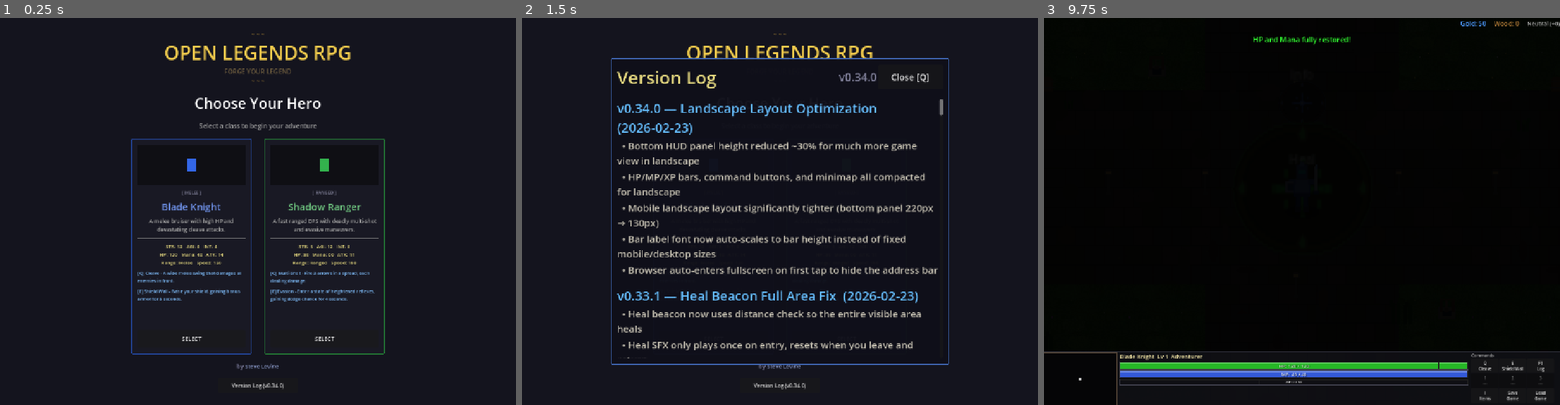
Above: before the commit, frames 1-3 (left to right).
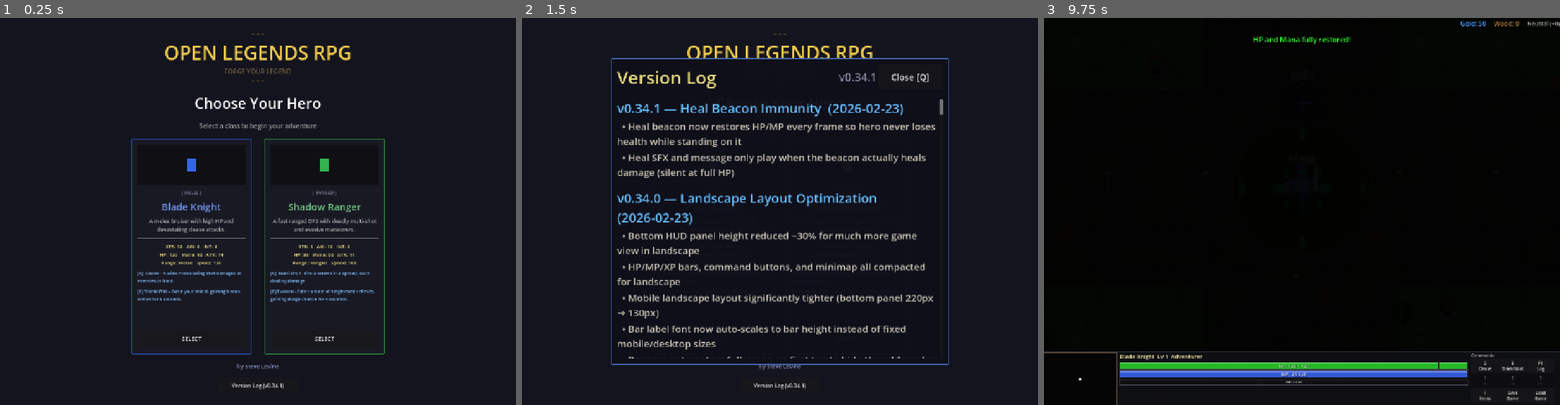
Above: after the commit, the same moments.

Repository: slxny/legends-open-rpg
Game: Godot game, scene res://scenes/main.tscn
Two runs of this game, one before a commit and one after it. Both use one fixed random seed, a clock stepped at 60 frames per second and the inputs below.
Inputs (mouse positions are in pixels of both pictures, inside the frame that each line leads up to):
- Up to frame 1 (0.25 s): no input
- Up to frame 2 (1.5 s): click "Version Log (v0.34.0)" (after the commit: "Version Log (v0.34.1)") at 0.5 s; click "SELECT" at 1.25 s
- Up to frame 3 (9.75 s): click "SELECT" at 2 s; tap Enter every 0.75 s from 2.75 to 6.5 s; move the mouse to (1415, 192) at 2.77 s; hold D (move_right) 2.78-3.5 s; hold Q (ability_1) 2.78-3.5 s; click (1415, 192) at 2.92 s; drag from (1198, 230) to (1276, 288) at 3.52 s; move the mouse to (1353, 126) at 4.27 s; hold D (move_right) 4.28-5 s; hold Space (attack) 4.28-5 s; drag from (1276, 288) to (1147, 153) at 5.02 s; move the mouse to (1456, 269) at 5.77 s; hold A (move_left) 5.78-6.5 s; tap 1 at 5.85 s; drag from (1147, 153) to (1224, 114) at 6.52 s; move the mouse to (1327, 211) at 7.27 s; hold S (move_down) 7.28-8 s; tap 3 at 7.35 s; click (1327, 211) at 7.42 s; drag from (1224, 114) to (1198, 230) at 8.02 s; move the mouse to (1415, 192) at 8.77 s; hold W (move_up) 8.78-9.5 s; hold Q (ability_1) 8.78-9.5 s; drag from (1198, 230) to (1276, 288) at 9.52 s

The runs differ from the first frame. In frame 1, less than 0.1% of the frame differs, in the area x 54-55%, y 94-96%; in frame 2, 11%, in the area x 18-82%, y 14-96%; in frame 3, nothing differs.

Commit message:
Fix heal beacon: heal every frame for true immunity, SFX only when needed
Removed 0.15s tick timer — beacon now restores HP/MP every frame so the
hero never visibly loses health while standing on it. SFX and "Fully
Restored!" message only trigger when the beacon actually heals damage
(silent when stepping on at full health).

https://claude.ai/code/session_018VEKaUg7Xp3R4QHCi9Ui9o

Diff:
--- a/scenes/npcs/beacon.gd
+++ b/scenes/npcs/beacon.gd
@@ -16,10 +16,8 @@
 @onready var label: Label = $Label
 
 var _player_inside: bool = false
-var _heal_tick_timer: float = 0.0
 var _heal_range_sq: float = 0.0  # Squared beacon radius for distance healing check
 var _played_heal_sfx: bool = false  # Track whether SFX already played this visit
-const HEAL_TICK_INTERVAL := 0.15  # Heal frequently while standing on a heal beacon
 const ZOOM_REF := 3.0
 
 # Map beacon colors to texture names
@@ -70,30 +68,28 @@
 			var comp = ZOOM_REF / cam.zoom.x
 			label.scale = Vector2(comp, comp)
 
-	# Continuous healing: check distance to player every tick (more reliable than
-	# body_entered/body_exited alone, covers the full visual beacon area)
+	# Heal beacon: restore HP/MP every frame so HP never visibly drops
 	if beacon_type == "heal":
-		_heal_tick_timer += delta
-		if _heal_tick_timer >= HEAL_TICK_INTERVAL:
-			_heal_tick_timer -= HEAL_TICK_INTERVAL
-			var players = get_tree().get_nodes_in_group("player")
-			for player in players:
-				if not is_instance_valid(player) or not player.has_node("StatsComponent"):
-					continue
-				var dist_sq = global_position.distance_squared_to(player.global_position)
-				if dist_sq <= _heal_range_sq:
-					# Player is on the beacon — heal and track SFX
+		var players = get_tree().get_nodes_in_group("player")
+		for player in players:
+			if not is_instance_valid(player) or not player.has_node("StatsComponent"):
+				continue
+			var dist_sq = global_position.distance_squared_to(player.global_position)
+			if dist_sq <= _heal_range_sq:
+				var stats = player.get_node("StatsComponent")
+				var needs_heal = stats.current_hp < stats.get_total_max_hp() or stats.current_mana < stats.get_total_max_mana()
+				if needs_heal:
+					stats.current_hp = stats.get_total_max_hp()
+					stats.current_mana = stats.get_total_max_mana()
+					stats._emit_all()
+					# SFX + message only on first actual heal per visit
 					if not _played_heal_sfx:
 						_played_heal_sfx = true
-						BeaconManager.activate(beacon_type, beacon_data, player)
-					var stats = player.get_node("StatsComponent")
-					if stats.current_hp < stats.get_total_max_hp() or stats.current_mana < stats.get_total_max_mana():
-						stats.current_hp = stats.get_total_max_hp()
-						stats.current_mana = stats.get_total_max_mana()
-						stats._emit_all()
-				else:
-					# Player left the beacon — reset SFX flag so it plays on re-entry
-					_played_heal_sfx = false
+						AudioManager.play_sfx("beacon_heal")
+						GameManager.game_message.emit("Fully Restored!", Color(0.3, 1.0, 0.5))
+			else:
+				# Player left — reset so SFX plays on next visit if needed
+				_played_heal_sfx = false
 
 func _on_body_entered(body: Node2D) -> void:
 	if body.is_in_group("player"):
--- a/scenes/ui/changelog_dialog.gd
+++ b/scenes/ui/changelog_dialog.gd
@@ -9,9 +9,18 @@
 var _is_visible: bool = false
 var _is_mobile: bool = false
 
-const GAME_VERSION := "v0.34.0"
+const GAME_VERSION := "v0.34.1"
 
 const CHANGELOG: Array[Dictionary] = [
+	{
+		"version": "v0.34.1",
+		"title": "Heal Beacon Immunity",
+		"date": "2026-02-23",
+		"entries": [
+			"Heal beacon now restores HP/MP every frame so hero never loses health while standing on it",
+			"Heal SFX and message only play when the beacon actually heals damage (silent at full HP)",
+		]
+	},
 	{
 		"version": "v0.34.0",
 		"title": "Landscape Layout Optimization",
